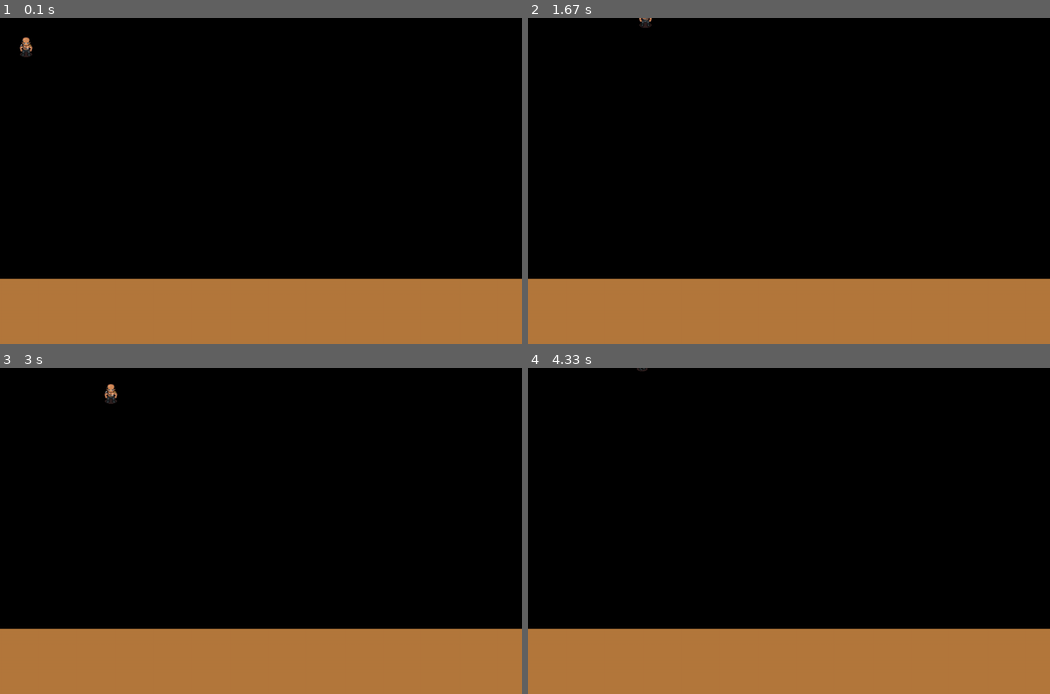
Above: before the commit, frames 1-4 (two rows, left to right).
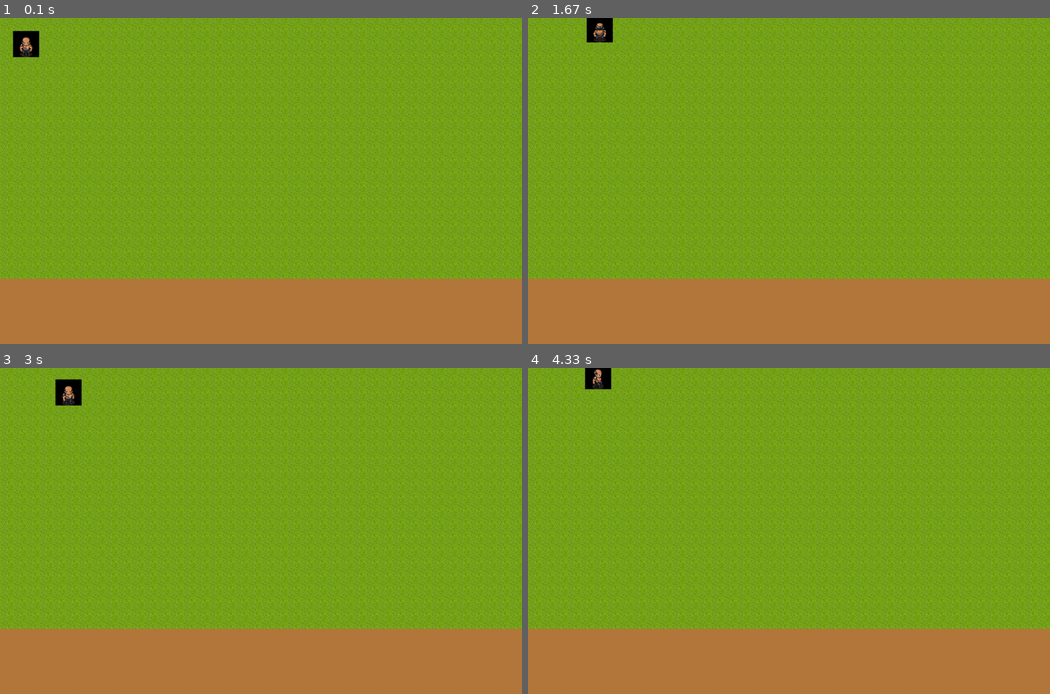
Above: after the commit, the same moments.

Repository: antoinebnm/Pygame-Project-23
Game: pygame game, started from main.py
Two runs of this game, one before a commit and one after it. Both use one fixed random seed, a clock stepped at 60 frames per second and the inputs below.
Inputs:
- Up to frame 1 (0.1 s): no input
- Up to frame 2 (1.67 s): hold R 0.33-0.8 s; hold Right 0.33-0.8 s; hold Right 0.83-1.3 s; hold Up 1.33-1.63 s
- Up to frame 3 (3 s): hold Right 1.67-2.13 s; hold Left 2.17-2.7 s; hold Down from 2.73 s (still down)
- Up to frame 4 (4.33 s): release Down at 3.03 s; hold Left 3.07-3.47 s; hold Up 3.5-3.87 s; hold Right from 3.9 s (still down)

The runs differ from the first frame. In frame 1, 80% of the frame differs, in the area x 0-100%, y 0-81%; in frame 2, 80%; in frame 3, 80%; in frame 4, 80%.

Commit message:
added walk & standing animations

Diff:
--- a/config.py
+++ b/config.py
@@ -34,7 +34,8 @@
 #                    Movements and Charcaters                     #
 #                                                                 #
 ###################################################################
-PLAYER_SPEED = 4
+PLAYER_SPEED = 2
+PLAYER_RUN = 5
 
 PLAYER_CHARACTER = 'knight'
 
--- a/levels/inn/inn.tmx
+++ /dev/null
@@ -1,68 +0,0 @@
-<?xml version="1.0" encoding="UTF-8"?>
-<map version="1.9" tiledversion="1.9.2" orientation="orthogonal" renderorder="right-down" width="20" height="12" tilewidth="32" tileheight="32" infinite="0" nextlayerid="6" nextobjectid="1">
- <tileset firstgid="1" source="tilemap.tsx"/>
- <layer id="1" name="Ground" width="20" height="12">
-  <data encoding="csv">
-73,73,73,73,73,73,73,73,73,73,73,73,73,73,73,73,75,75,75,73,
-73,73,73,73,73,73,73,73,73,73,73,73,73,73,73,73,75,75,75,73,
-73,73,73,73,73,73,73,73,73,73,73,73,73,73,73,73,75,75,75,73,
-73,73,73,73,73,73,73,73,73,73,73,73,73,73,73,73,75,75,75,75,
-73,73,73,73,73,73,0,0,0,0,0,0,73,73,73,73,75,75,75,75,
-73,73,73,73,73,73,0,0,0,0,0,0,73,73,73,73,75,75,75,75,
-73,73,73,73,73,73,0,0,0,0,0,0,73,73,73,73,75,75,75,73,
-73,73,73,73,73,73,0,0,0,0,0,0,73,73,73,73,75,75,75,73,
-73,73,73,73,73,73,73,75,75,75,73,73,73,73,73,73,75,75,75,73,
-73,73,73,73,73,73,73,75,75,75,75,75,73,73,73,75,75,75,75,73,
-73,73,73,73,73,73,73,73,75,75,75,75,75,75,75,75,75,75,73,73,
-73,73,73,73,73,73,73,73,73,75,75,75,75,75,75,75,75,75,73,73
-</data>
- </layer>
- <layer id="3" name="Walls" width="20" height="12">
-  <data encoding="csv">
-0,0,0,0,0,0,0,0,0,0,0,0,0,0,0,0,0,0,0,0,
-0,0,0,0,0,0,0,0,0,0,0,0,0,0,0,0,0,0,0,0,
-0,0,0,0,0,0,0,0,0,0,0,0,0,0,0,0,0,0,0,0,
-0,0,0,0,0,0,0,0,0,0,0,0,0,0,0,0,0,0,0,0,
-0,0,0,0,0,0,667,668,667,668,667,668,0,0,0,0,0,0,0,0,
-0,0,0,0,0,0,699,700,699,700,699,700,0,0,0,0,0,0,0,0,
-0,0,0,0,0,0,277,278,277,278,277,278,0,0,0,0,0,0,0,0,
-0,0,0,0,0,0,309,310,309,310,309,310,0,0,0,0,0,0,0,0,
-0,0,0,0,0,0,1091,0,0,0,0,0,0,0,0,0,0,0,0,0,
-0,0,0,0,0,0,0,0,0,0,0,0,0,0,0,0,0,0,0,0,
-0,0,0,0,0,0,0,0,0,0,0,0,0,0,0,0,0,0,0,0,
-0,0,0,0,0,0,0,0,0,0,0,0,0,0,0,0,0,0,0,0
-</data>
- </layer>
- <layer id="5" name="Trees" width="20" height="12">
-  <data encoding="csv">
-0,0,0,0,0,0,0,0,0,0,0,0,0,0,0,0,0,0,0,0,
-0,0,0,0,0,0,0,0,0,0,0,0,0,0,0,0,0,0,0,0,
-0,0,0,0,0,0,0,0,0,0,0,0,0,0,0,0,0,0,0,0,
-0,0,0,0,0,0,0,0,0,0,0,0,0,0,0,0,0,0,0,0,
-0,0,0,0,0,0,0,0,0,0,0,0,0,0,0,0,0,0,0,0,
-0,0,0,0,0,0,0,0,0,0,0,0,0,0,0,0,0,0,0,0,
-0,0,0,0,0,0,0,0,0,0,0,0,0,0,0,0,0,0,0,0,
-0,0,0,0,0,0,0,0,0,0,0,0,0,0,0,0,0,0,0,0,
-1414,1411,1414,1414,0,0,0,0,0,0,0,0,0,0,0,0,0,0,0,0,
-1446,1443,1446,1446,0,0,0,0,0,0,0,0,0,0,0,0,0,0,0,0,
-0,1446,0,0,0,0,0,0,0,0,0,0,0,0,0,0,0,0,0,0,
-0,0,0,0,0,0,0,0,0,0,0,0,0,0,0,0,0,0,0,0
-</data>
- </layer>
- <layer id="4" name="Objects" width="20" height="12">
-  <data encoding="csv">
-0,0,0,0,0,0,0,0,0,0,0,0,0,0,0,0,0,0,0,0,
-0,0,0,0,0,0,0,0,0,0,0,0,0,0,0,0,0,0,0,0,
-0,0,0,0,0,0,0,0,0,0,0,0,0,0,0,0,0,0,0,0,
-0,0,0,0,0,0,0,0,0,0,0,0,0,0,0,0,0,0,0,0,
-0,0,0,0,0,0,0,0,0,0,0,0,0,0,0,0,0,0,0,0,
-0,0,0,0,0,0,0,0,0,0,0,0,0,0,0,0,0,0,0,0,
-0,0,0,0,0,0,0,711,1956,0,591,592,0,0,0,0,0,0,0,0,
-0,0,0,0,0,0,0,0,1988,0,623,624,0,0,0,0,0,0,0,0,
-0,0,0,0,0,0,0,0,0,0,0,0,0,0,0,0,0,0,0,0,
-0,1414,1411,0,0,0,0,0,0,0,0,0,0,0,0,0,0,0,0,0,
-0,0,1443,0,0,0,0,0,0,0,0,0,0,0,0,0,0,0,0,0,
-0,0,0,0,0,0,0,0,0,0,0,0,0,0,0,0,0,0,0,0
-</data>
- </layer>
-</map>
--- a/levels/tilemap.tsx
+++ /dev/null
@@ -1,4 +0,0 @@
-<?xml version="1.0" encoding="UTF-8"?>
-<tileset version="1.9" tiledversion="1.9.2" name="tilemap" tilewidth="32" tileheight="32" tilecount="2016" columns="32">
- <image source="tilemap.png" width="1024" height="2016"/>
-</tileset>
--- a/main.py
+++ b/main.py
@@ -16,6 +16,7 @@
         self.window.fill(pygame.Color(180, 120, 60))
         self.clock = pygame.time.Clock()
         self.running = True
+        self.COUNTER = 0
 
         self.tiles = Tilesheet('tilemap.png', 1024, 2016, 63, 32)
 
@@ -40,16 +41,16 @@
         self.window.fill(pygame.Color(0,0,0), self.screen)
 
 # Draw tilemap on screen
-        #for i in range(self.screen.left, self.screen.right, TILE_SIZE):
-        #    for j in range(self.screen.top, self.screen.bottom, TILE_SIZE):
-        #        self.window.blit(self.tiles.get_tile(8, 2), (i, j))
+        for i in range(self.screen.left, self.screen.right, TILE_SIZE):
+            for j in range(self.screen.top, self.screen.bottom, TILE_SIZE):
+                self.window.blit(self.tiles.get_tile(8, 2), (i, j))
 
 # Random function ==> pour le fun (epilepsie)
         if self.keys[pygame.K_r]:
             self.random_tiles()
 
         # Load ALL Sprite at the very end ==> else : will not appear on screen
-        self.player.update()
+        self.player.update(self.COUNTER)
         self.window.blit(self.player.player_sprite, (self.player.x, self.player.y))
         # ___________________________________
 
@@ -75,6 +76,8 @@
     def main(self):
 
         while self.playing:
+            self.COUNTER += 1
+
             self.events()
             self.update()
 
--- a/sprites.py
+++ b/sprites.py
@@ -9,6 +9,8 @@
 class Player():
     def __init__(self, x, y):
         self._layer = PLAYER_LAYER
+        self.sprite_animation = 'stand'
+        self.num_tileset = 0
 
         self.x = x * TILE_SIZE
         self.y= y * TILE_SIZE
@@ -21,6 +23,7 @@
         self.x_move = 0
         self.y_move = 0
         self.player_facing = "down"
+        self.sprite_frame = 1
         self.facing_sprite = 10
 
 # à changer / automatiser avec interface
@@ -28,7 +31,7 @@
 
 # Chargement tileset du chararcter / à automatiser avec interface
     def load_player_sprite(self, sprite_name=PLAYER_CHARACTER):
-        self.player_sprites = self.load_sprites((sprite_name + '.png'), 832, 1344)
+        self.player_sprites = self.load_sprites((sprite_name + '_' + str(self.num_tileset) + '.png'), 832, 1344)
 
 # Suite du chargement et mise en variable
     def load_sprites(self, filename, width, height, rows = 21, cols = 13):
@@ -47,13 +50,13 @@
 
 # Dessiner le character sur l'écran (.blit)
     def draw_sprite(self):
-        self.player_sprite = self.get_sprite(1, self.facing_sprite)
+        self.player_sprite = self.get_sprite(self.sprite_frame, self.facing_sprite)
 
 
 # FONCTION UPDATE / récurrence
-    def update(self):
+    def update(self, COUNTER):
         self.movements()
-        self.animation()
+        self.animation(COUNTER)
 
 # pos_move calculé par .movements()
         self.x += self.x_move
@@ -66,16 +69,48 @@
         self.y_move = 0
 
 
-    def animation(self):
-        if self.player_facing == 'up':
-            self.facing_sprite = 9
-        elif self.player_facing == 'left':
-            self.facing_sprite = 10
-        elif self.player_facing == 'down':
-            self.facing_sprite = 11
-        elif self.player_facing == 'right':
-            self.facing_sprite = 12
+    def animation(self, COUNTER):
+        if self.sprite_animation == 'walk':
+            if self.player_facing == 'up':
+                self.facing_sprite = 9
+            elif self.player_facing == 'left':
+                self.facing_sprite = 10
+            elif self.player_facing == 'down':
+                self.facing_sprite = 11
+            elif self.player_facing == 'right':
+                self.facing_sprite = 12
+        elif self.sprite_animation == 'stand':
+            if self.player_facing == 'up':
+                self.facing_sprite = 1
+            elif self.player_facing == 'left':
+                self.facing_sprite = 2
+            elif self.player_facing == 'down':
+                self.facing_sprite = 3
+            elif self.player_facing == 'right':
+                self.facing_sprite = 4
 
+        keys = pygame.key.get_pressed()
+
+        if (keys[PLAYER_LEFT_KEY] or keys[PLAYER_RIGHT_KEY] or keys[PLAYER_UP_KEY] or keys[PLAYER_DOWN_KEY]):
+            self.sprite_animation = 'walk'
+        else:
+            self.sprite_animation = 'stand'
+
+        self.animate_frames(COUNTER)
+
+    def animate_frames(self, COUNTER):
+        if self.sprite_animation == 'walk':
+            if (self.sprite_frame < 9):
+                if ((COUNTER % 6)==0):
+                    self.sprite_frame += 1
+            else:
+                self.sprite_frame = 1
+        if self.sprite_animation == 'stand':
+            if (self.sprite_frame < 3):
+                if ((COUNTER % 30)==0):
+                    self.sprite_frame += 1
+            else:
+                self.sprite_frame = 1
 
     def movements(self):
         keys = pygame.key.get_pressed()
--- a/test_file.py
+++ /dev/null
@@ -1,109 +0,0 @@
-import pygame
-from pygame.locals import *
-import os
-import numpy as np
-
-path = os.path.dirname(__file__)
-file = path + '/tiles/tilemap.png'
-
-class Game:
-    W = 640
-    H = 240
-    SIZE = W, H
-
-    def __init__(self):
-        pygame.init()
-        self.screen = pygame.display.set_mode(Game.SIZE)
-        pygame.display.set_caption("Pygame Tiled Demo")
-        self.running = True
-
-    def run(self):
-        while self.running:
-            for event in pygame.event.get():
-                if event.type == QUIT:
-                    self.running = False
-
-                elif event.type == KEYDOWN:
-                    if event.key == K_l:
-                        self.load_image(file)
-                    if event.key == K_r:
-                        Tilemap.set_random(self)
-
-        pygame.quit()
-
-    def load_image(self, file):
-        self.file = file
-        self.image = pygame.image.load(file)
-        self.rect = self.image.get_rect()
-
-        self.screen = pygame.display.set_mode(self.rect.size)
-        pygame.display.set_caption(f'file:{self.file} size:{self.rect.size}')
-        self.screen.blit(self.image, self.rect)
-        pygame.display.update()
-
-class Tileset:
-    def __init__(self, file, size=(32, 32), margin=1, spacing=1):
-        self.file = file
-        self.size = size
-        self.margin = margin
-        self.spacing = spacing
-        self.image = pygame.image.load(file)
-        self.rect = self.image.get_rect()
-        self.tiles = []
-        self.load()
-
-
-    def load(self):
-
-        self.tiles = []
-        x0 = y0 = self.margin
-        w, h = self.rect.size
-        dx = self.size[0] + self.spacing
-        dy = self.size[1] + self.spacing
-
-        for x in range(x0, w, dx):
-            for y in range(y0, h, dy):
-                tile = pygame.Surface(self.size)
-                tile.blit(self.image, (0, 0), (x, y, *self.size))
-                self.tiles.append(tile)
-
-    def __str__(self):
-        return f'{self.__class__.__name__} file:{self.file} tile:{self.size}'
-
-class Tilemap:
-    def __init__(self, tileset, size=(10, 20), rect=None):
-        self.size = size
-        self.tileset = tileset
-        self.map = np.zeros(size, dtype=int)
-
-        h, w = self.size
-        self.image = pygame.Surface((32*w, 32*h))
-        if rect:
-            self.rect = pygame.Rect(rect)
-        else:
-            self.rect = self.image.get_rect()
-
-    def render(self):
-        m, n = self.map.shape
-        for i in range(m):
-            for j in range(n):
-                tile = self.tileset.tiles[self.map[i, j]]
-                self.image.blit(tile, (j*32, i*32))
-
-    def set_zero(self):
-        self.map = np.zeros(self.size, dtype=int)
-        print(self.map)
-        print(self.map.shape)
-        self.render()
-
-    def set_random(self):
-        n = len(self.tileset.tiles)
-        self.map = np.random.randint(n, size=self.size)
-        print(self.map)
-        self.render()
-
-    def __str__(self):
-        return f'{self.__class__.__name__} {self.size}'
-
-game = Game()
-game.run()
Renamed: sprites/knight.png -> sprites/knight_0.png
Binary file added: sprites/knight_1.png
Binary file added: sprites/knight_2.png
Binary file added: sprites/knight_3.png
Binary file added: sprites/knight_4.png
Not shown, changed: levels/.DS_Store
Not shown, removed: levels/tilemap.tiled-project
Not shown, removed: levels/tilemap.tiled-session
